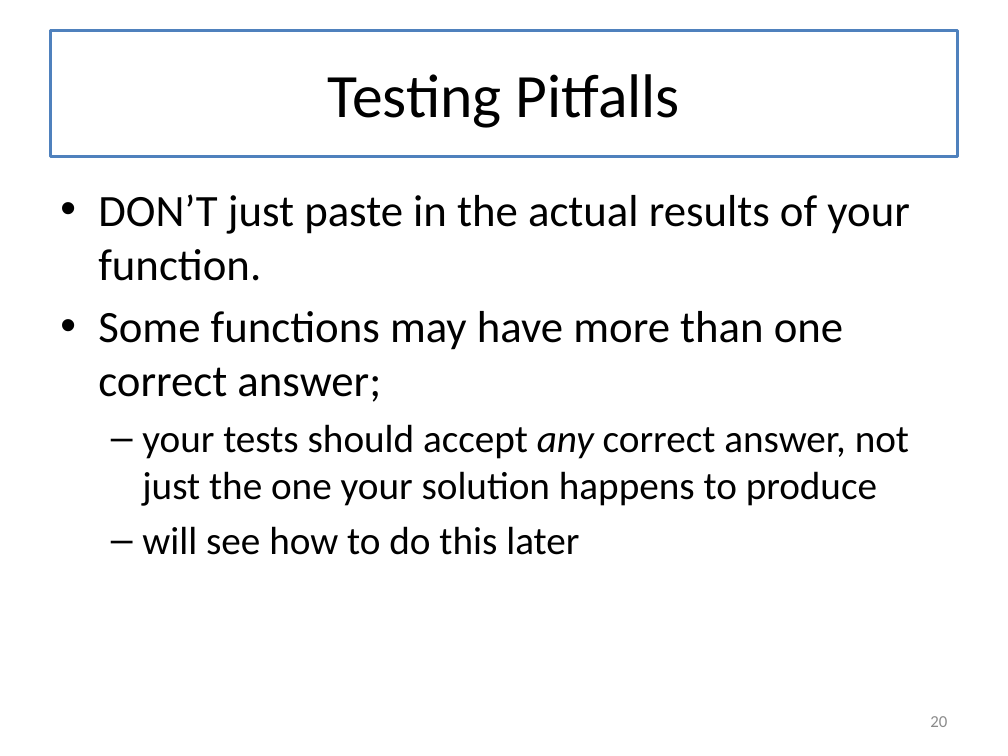
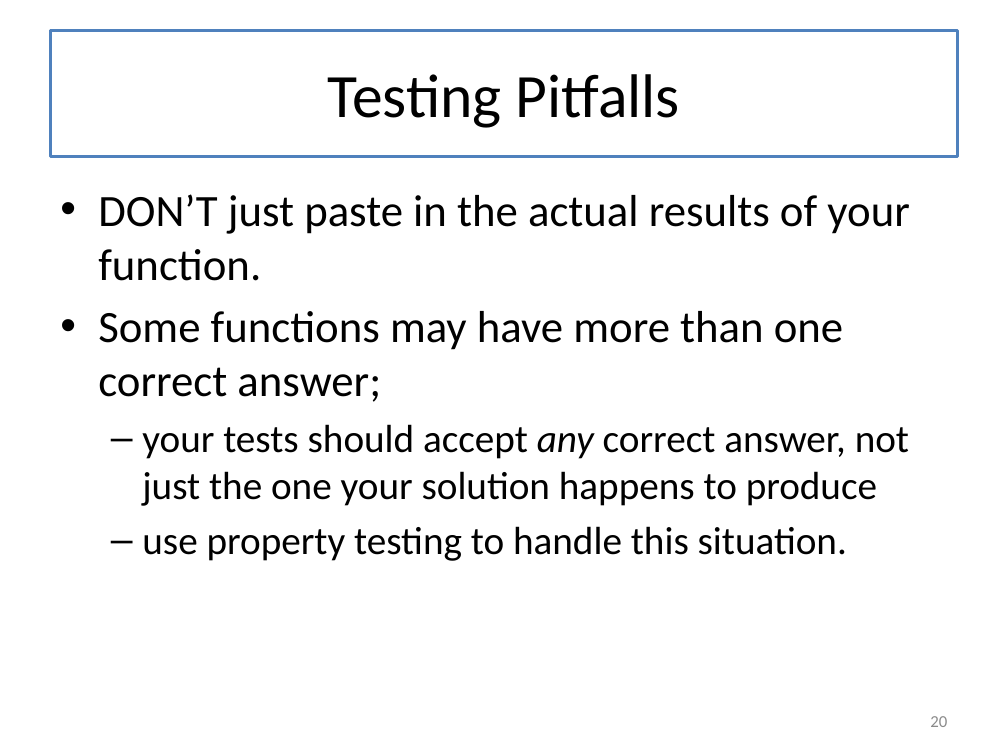
Before and after one commit to mwand/cs5010f16, a slide deck: slide 20 of Slides/Lesson 2.4 Testing.pptx. Drawn at 1008x756 pixels with LibreOffice and Linux fonts; fonts in the diff are those of the drawing. Boxes give left, top, right and bottom in pixels: in the first picture for what was removed or moved away, otherwise in the second. Text is boxed around its words. In the diff, an @@ line names an element or a change of style, - is before the commit and + after.

```diff
--- a/Slides/Lesson 2.4 Testing.pptx
+++ b/Slides/Lesson 2.4 Testing.pptx
@@ text at <box>142,526,847,561</box>: text changed @@
-  – will see how to do this later
+  – use property testing to handle this situation.
```
Also in this commit, not shown: 10 other slides changed, 6 slides added, 6 slides removed, 4 other files.
